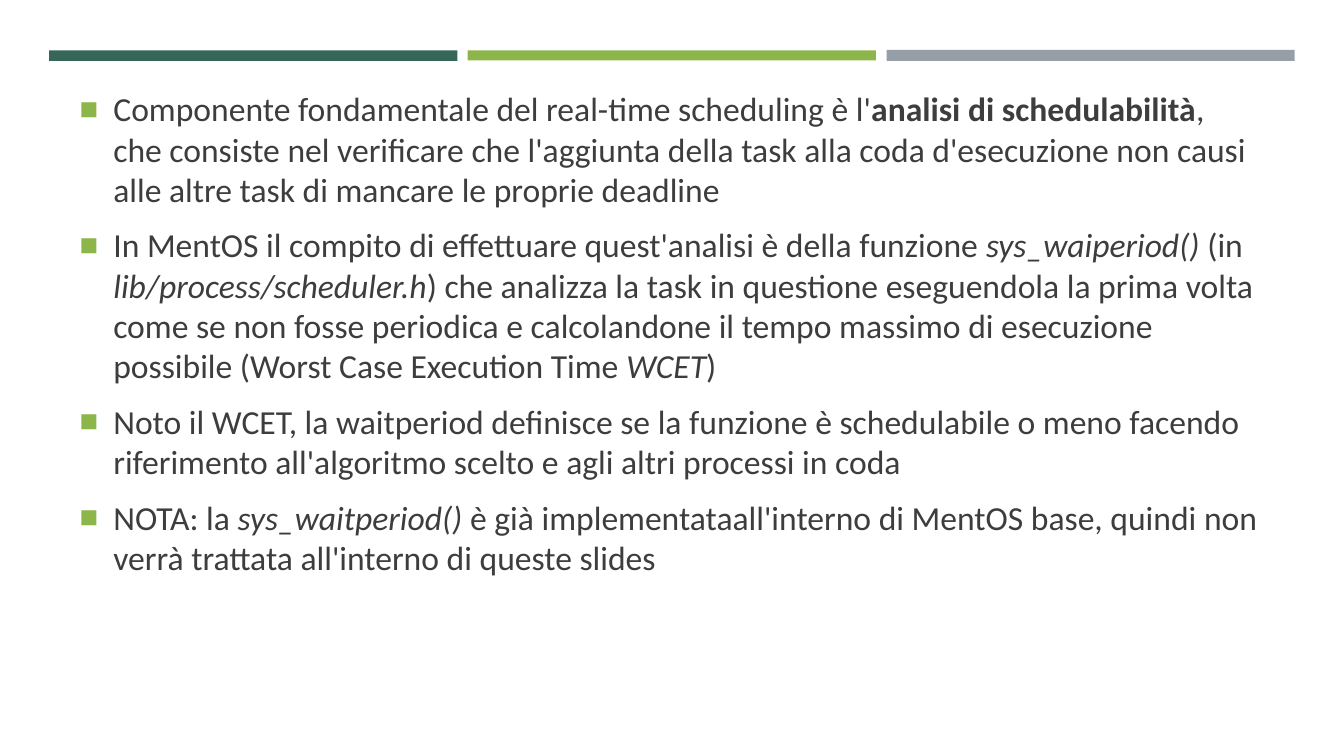
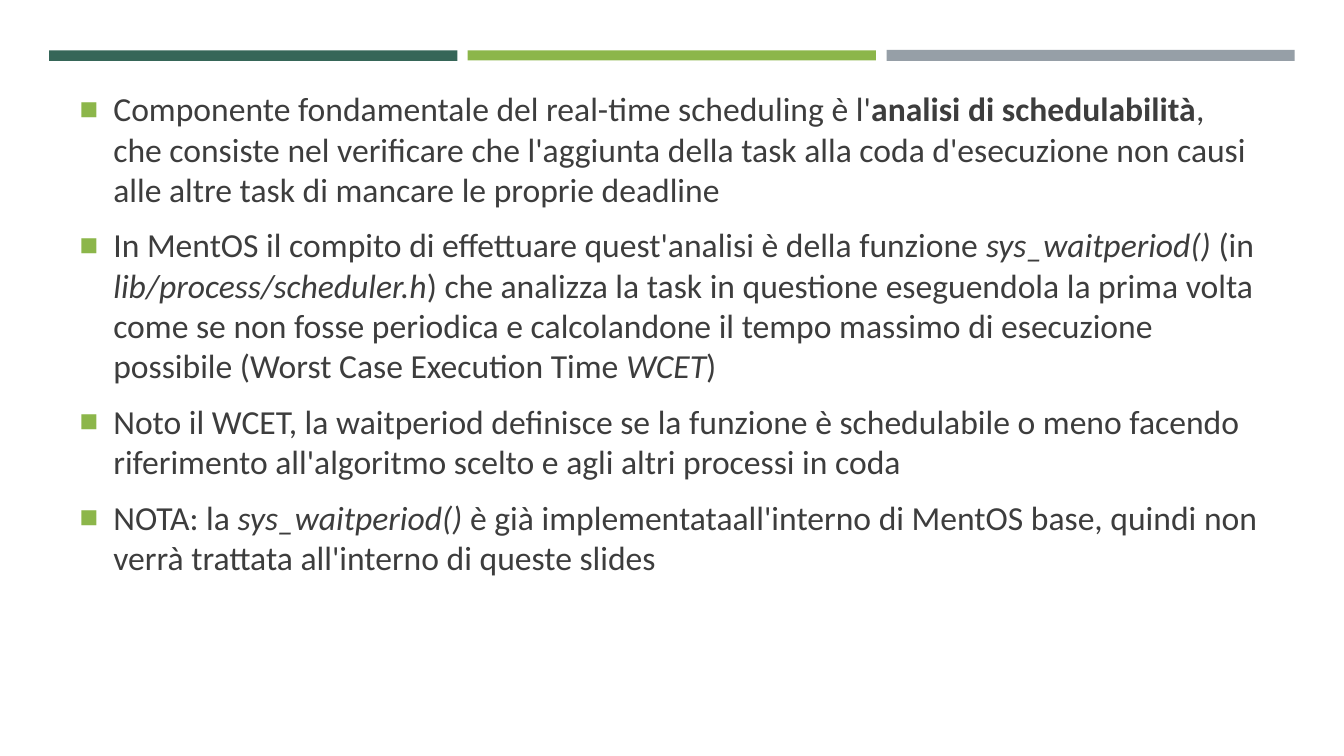
Before and after one commit to ProgrammazioneDiSistema2023-IA-ZZ/Group04, a slide deck: slide 5 of MentOS - Implementazione Scheduling Algorithms.pptx. Drawn at 1344x756 pixels with LibreOffice and Linux fonts; fonts in the diff are those of the drawing. Boxes give left, top, right and bottom in pixels: in the first picture for what was removed or moved away, otherwise in the second. Text is boxed around its words. In the diff, an @@ line names an element or a change of style, - is before the commit and + after.

```diff
--- a/MentOS - Implementazione Scheduling Algorithms.pptx
+++ b/MentOS - Implementazione Scheduling Algorithms.pptx
@@ text at bbox=[113, 232, 1254, 384]: text changed @@
-■ In MentOS il compito di effettuare quest'analisi è della funzione sys_waiperiod() (in lib/process/scheduler.h) che analizza la task in questione eseguendola la prima volta come se non fosse periodica e calcolandone il tempo massimo di esecuzione possibile (Worst Case Execution Time WCET)
+■ In MentOS il compito di effettuare quest'analisi è della funzione sys_waitperiod() (in lib/process/scheduler.h) che analizza la task in questione eseguendola la prima volta come se non fosse periodica e calcolandone il tempo massimo di esecuzione possibile (Worst Case Execution Time WCET)
```
Also in this commit, not shown: 2 other slides changed, 6 other files.
